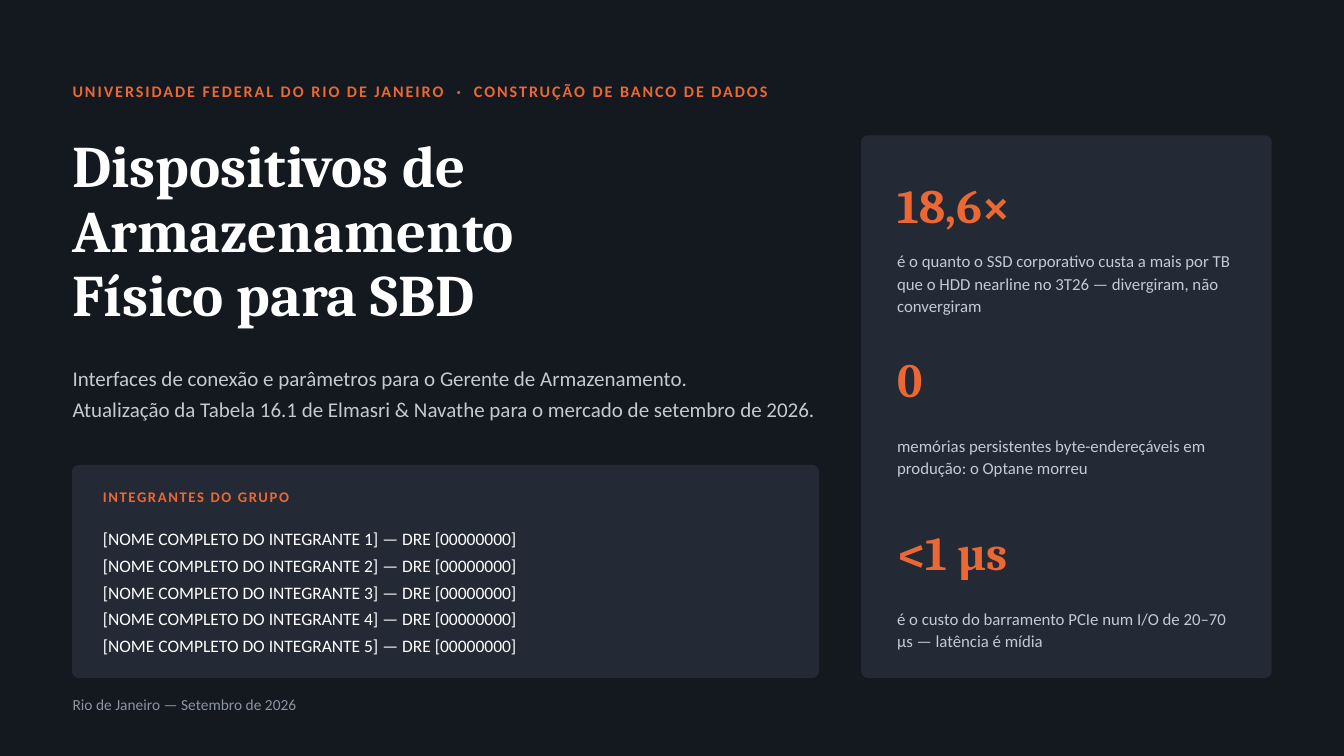
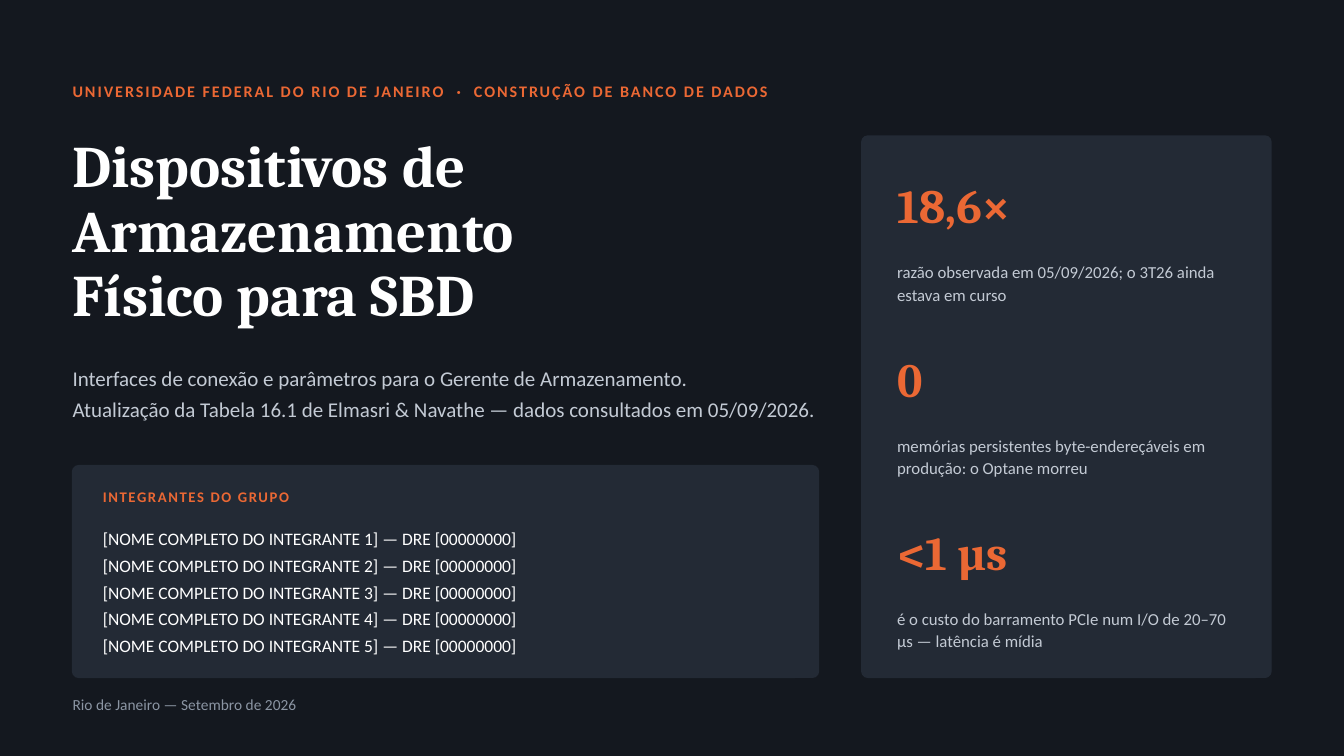
Before and after one commit to guilherme-hu/Trabalho-CBD, a slide deck: slide 1 of Storage e Interfaces/Slides_Armazenamento_SBD.pptx. Drawn at 1344x756 pixels with LibreOffice and Linux fonts; fonts in the diff are those of the drawing. Boxes give left, top, right and bottom in pixels: in the first picture for what was removed or moved away, otherwise in the second. Text is boxed around its words. In the diff, an @@ line names an element or a change of style, - is before the commit and + after.

```diff
--- a/Storage e Interfaces/Slides_Armazenamento_SBD.pptx
+++ b/Storage e Interfaces/Slides_Armazenamento_SBD.pptx
@@ text at (897, 266, 1215, 301): text changed @@
-é o quanto o SSD corporativo custa a mais por TB que o HDD nearline no 3T26 — divergiram, não convergiram
+razão observada em 05/09/2026; o 3T26 ainda estava em curso
@@ text at (73, 402, 815, 421): text changed @@
-Atualização da Tabela 16.1 de Elmasri & Navathe para o mercado de setembro de 2026.
+Atualização da Tabela 16.1 de Elmasri & Navathe — dados consultados em 05/09/2026.
```
Also in this commit, not shown: 10 other slides changed, 28 other files.
